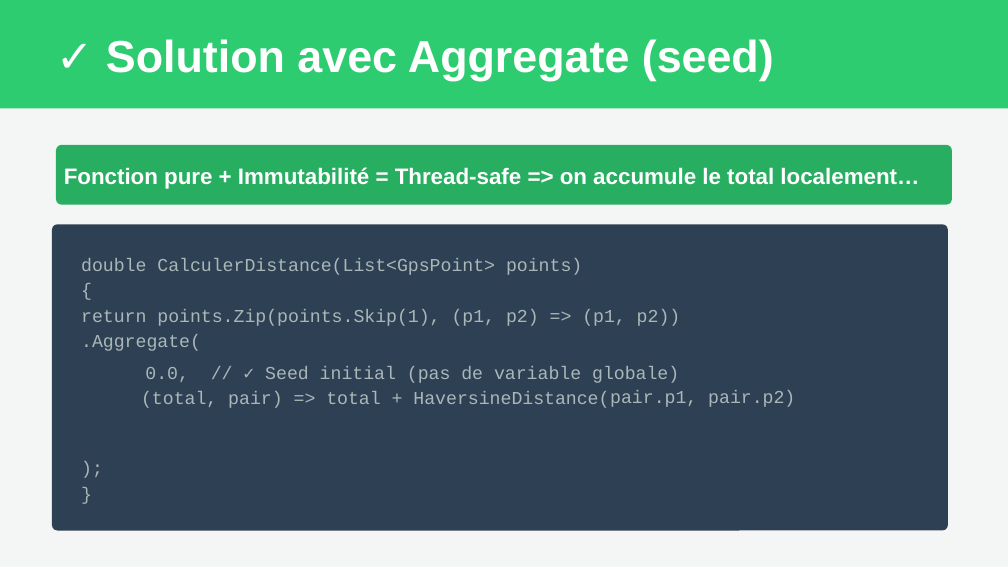
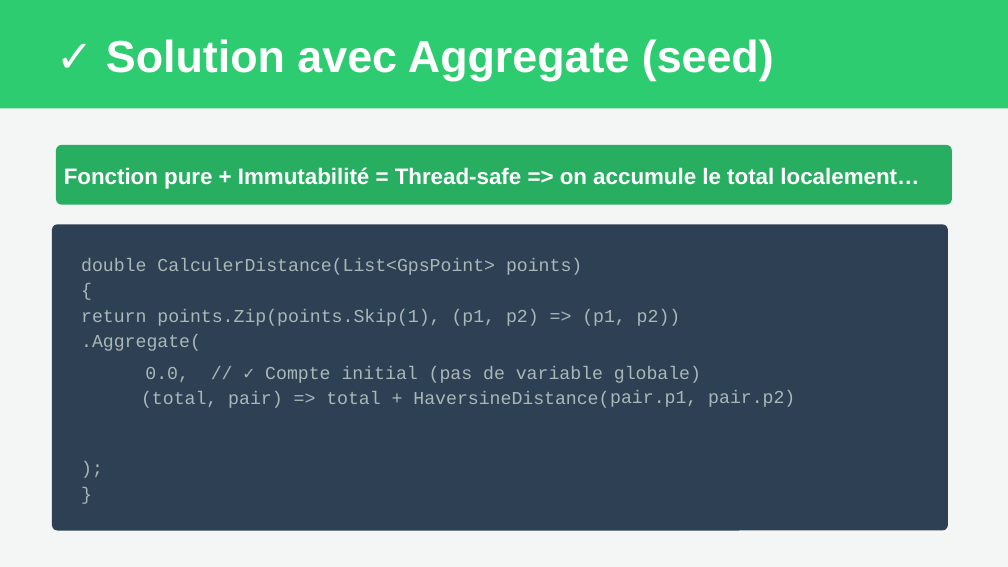
Before and after one commit to jonathanMelly/323-Programmation_fonctionnelle, a slide deck: slide 6 of supports/source/06-purete-immutabilite-linq.pptx. Drawn at 1008x567 pixels with LibreOffice and Linux fonts; fonts in the diff are those of the drawing. Boxes give left, top, right and bottom in pixels: in the first picture for what was removed or moved away, otherwise in the second. Text is boxed around its words. In the diff, an @@ line names an element or a change of style, - is before the commit and + after.

Commit message:
fix(ppt pi): switch seed by initial value to avoid conflict

```diff
--- a/supports/source/06-purete-immutabilite-linq.pptx
+++ b/supports/source/06-purete-immutabilite-linq.pptx
@@ text at (x1=145, y1=366, x2=701, y2=383): text changed @@
-0.0, // ✓ Seed initial (pas de variable globale)
+0.0, // ✓ Compte initial (pas de variable globale)
```
